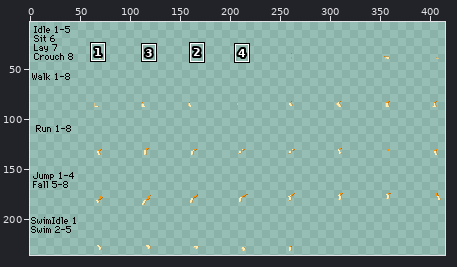
One commit to this sprite sheet: humanoid/sbq/Fevix/Sandy/legs/hindlegBack.png. Above, an overview of the earlier version with the close-up marked.
Close-up. First the earlier version:
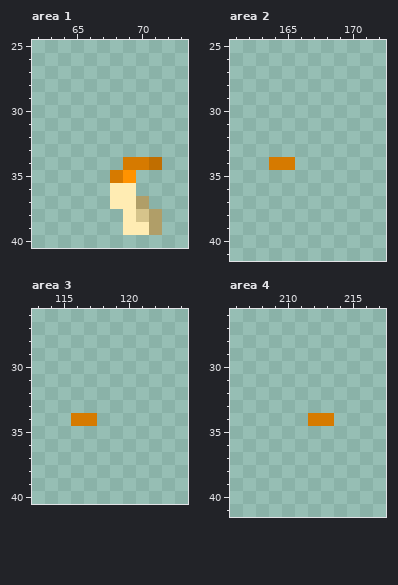
The file is 432x240 pixels. Shown: area 1: x 62..73, y 25..40; area 2: x 161..172, y 25..41; area 3: x 113..124, y 26..40; area 4: x 206..217, y 26..41. The wide view leaves out empty margins. The commit also changed other parts of the picture, which this record leaves out.
After:
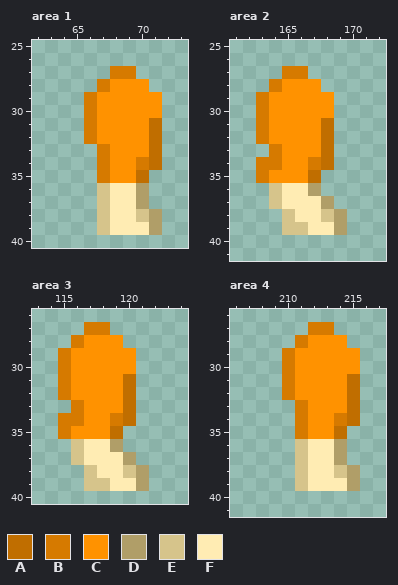
Palette (. is transparent): A #c06e00  B #d67a00  C #ff9200  D #b09e68  E #d6c48b  F #ffecb3
Difference:
Changed rows in their new state; - is an unchanged pixel.
Area 1:
first column x 66:
27 --BB--
28 -BCCC-
29 BCCCCC
30 BCCCCC
31 BCCCCA
32 BCCCCA
33 -BCCCA
34 -BCC--
35 -BC-A-
36 -E--D-
37 -E----
38 -EF---
39 -EF---
Area 2:
first column x 163:
27 --BB---
28 -BCCC--
29 BCCCCC-
30 BCCCCC-
31 BCCCCA-
32 BCCCCA-
33 -BCCCA-
34 B-CCBA-
35 BCCCA--
36 -EFFD--
37 -EFFFD-
38 --EFFED
39 --EEFFD
Area 3:
first column x 115:
27 --BB---
28 -BCCC--
29 BCCCCC-
30 BCCCCC-
31 BCCCCA-
32 BCCCCA-
33 -BCCCA-
34 B-CCBA-
35 BCCCA--
36 -EFFD--
37 -EFFFD-
38 --EFFED
39 --EEFFD
Area 4:
first column x 210:
27 --BB--
28 -BCCC-
29 BCCCCC
30 BCCCCC
31 BCCCCA
32 BCCCCA
33 -BCCCA
34 -BCCBA
35 -BCCA-
36 -EFFD-
37 -EFFD-
38 -EFFED
39 -EFFFD
Changed places in both close-ups, as pixel boxes (x1, y1, x2, y2):
changed: (84, 66, 162, 235)
changed: (256, 66, 347, 235)
changed: (58, 322, 149, 491)
changed: (282, 322, 360, 491)
